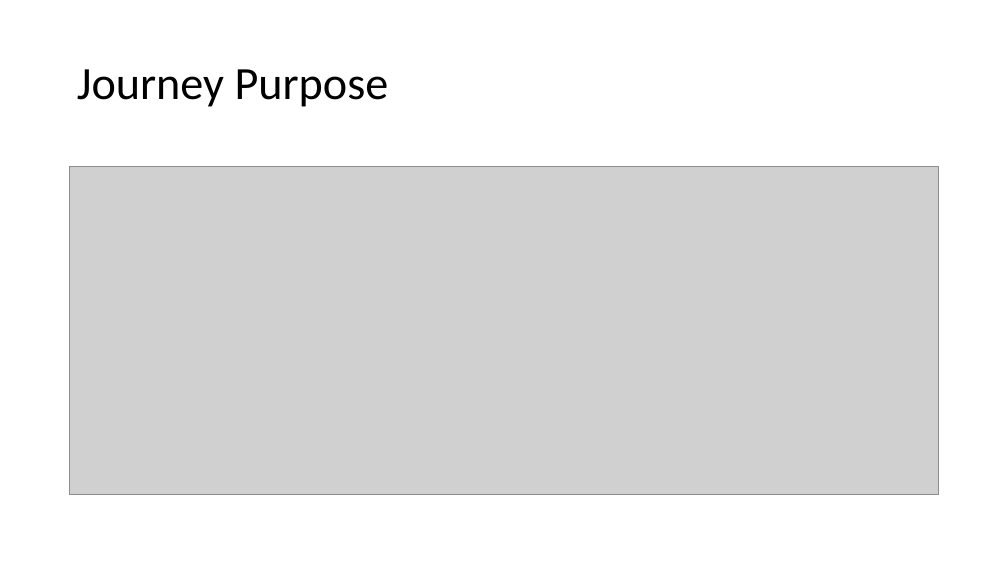
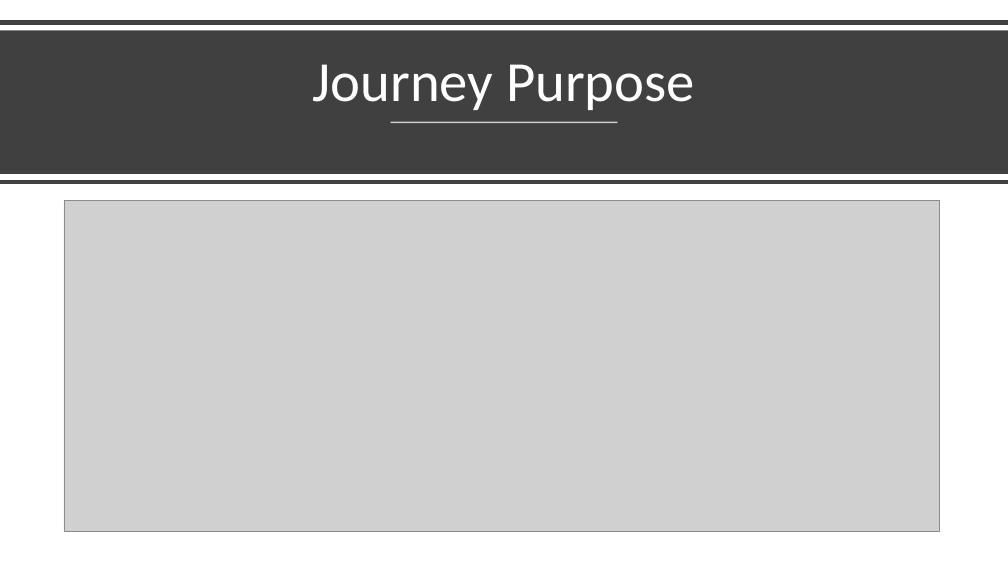
Before and after one commit to scharpham/Springboard, a slide deck: slide 8 of Capstone2/capstone2/reports/Predicting Accident Severity.pptx. Drawn at 1008x567 pixels with LibreOffice and Linux fonts; fonts in the diff are those of the drawing; grey boxes stand for pictures. Boxes give left, top, right and bottom in pixels: in the first picture for what was removed or moved away, otherwise in the second. Text is boxed around its words. In the diff, an @@ line names an element or a change of style, - is before the commit and + after.

```diff
--- a/Capstone2/capstone2/reports/Predicting Accident Severity.pptx
+++ b/Capstone2/capstone2/reports/Predicting Accident Severity.pptx
@@ line added from (0, 23) to (1008, 23), #404040 4 pt @@
@@ rectangle added at bbox=[0, 30, 1008, 174], fill #404040 @@
@@ title "Journey Purpose": place and size @@
-title "Journey Purpose" at bbox=[77, 69, 389, 107]
+title "Journey Purpose" at bbox=[313, 64, 695, 110]
@@ title "Journey Purpose" at bbox=[313, 64, 695, 110]: size 44 to 54 pt, text colour #000000 to #FFFFFF; alignment left to centre; vertical alignment middle to bottom @@
@@ line added from (391, 123) to (618, 123), #FFFFFF 1.5 pt @@
@@ line added from (0, 182) to (1008, 182), #404040 4 pt @@
@@ picture: place and size @@
-picture at bbox=[70, 167, 939, 495]
+picture at bbox=[64, 200, 940, 531]
```
Also in this commit, not shown: 13 other slides changed.
